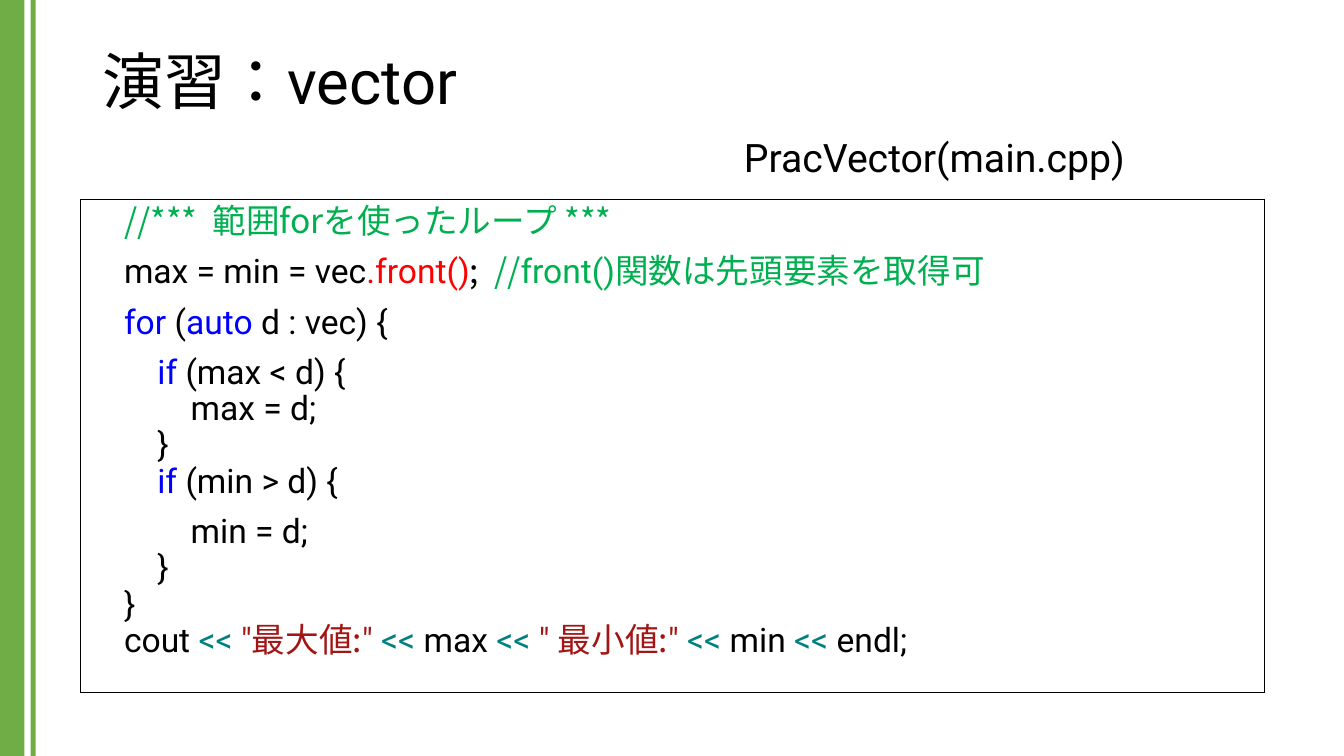
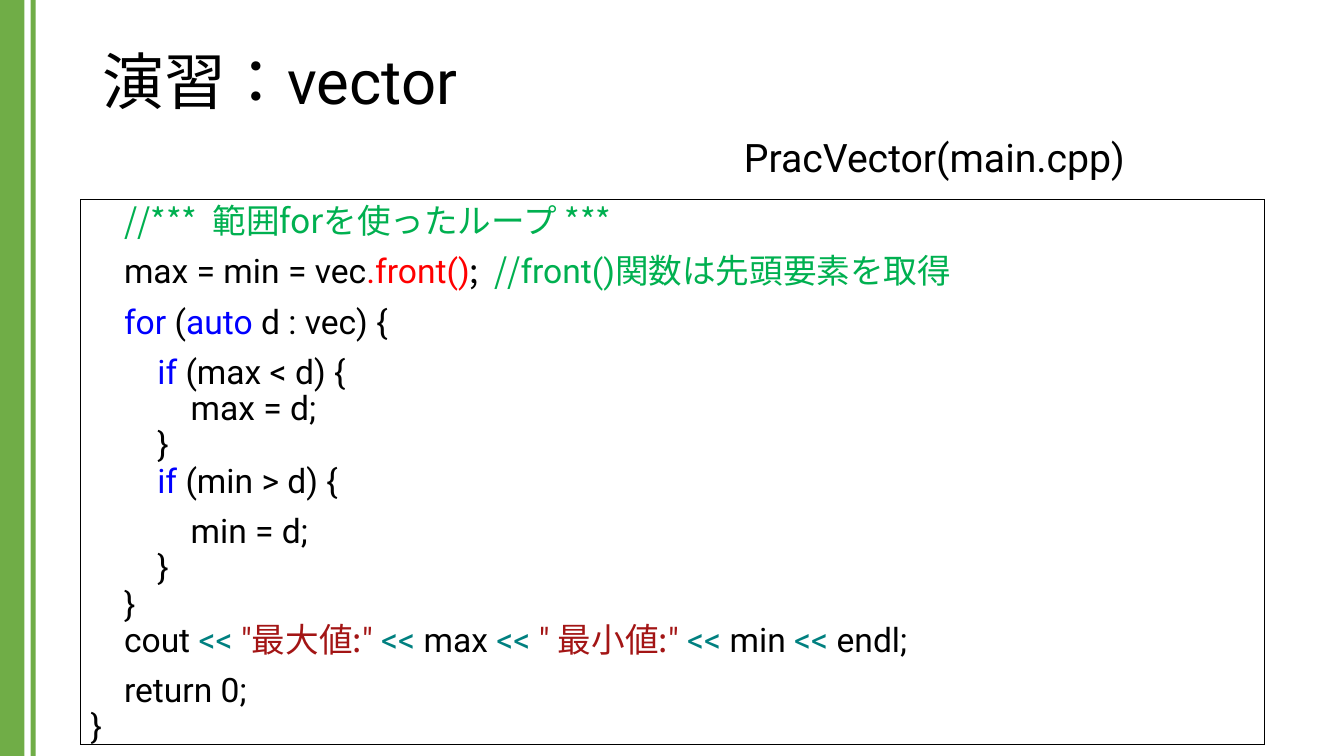
Before and after one commit to kic-murata/cpp2024, a slide deck: slide 12 of 授業資料/演習課題：vector.pptx (slide 9 before the commit). Drawn at 1344x756 pixels with LibreOffice and Linux fonts; fonts in the diff are those of the drawing. Boxes give left, top, right and bottom in pixels: in the first picture for what was removed or moved away, otherwise in the second. Text is boxed around its words. In the diff, an @@ line names an element or a change of style, - is before the commit and + after.

```diff
--- a/授業資料/演習課題：vector.pptx
+++ b/授業資料/演習課題：vector.pptx
@@ text "//*** 範囲forを使ったループ ***": place and size @@
-text "//*** 範囲forを使ったループ ***" at <box>81,200,1264,693</box>
+text "//*** 範囲forを使ったループ ***" at <box>81,200,1264,744</box>
@@ text at <box>124,254,951,291</box>: text changed @@
-max = min = vec.front(); //front()関数は先頭要素を取得可
+max = min = vec.front(); //front()関数は先頭要素を取得
@@ text at <box>124,677,247,707</box>: paragraph added @@
+return 0;
+}
```
Also in this commit, not shown: 7 other slides changed, 8 slides added, 1 other file.
